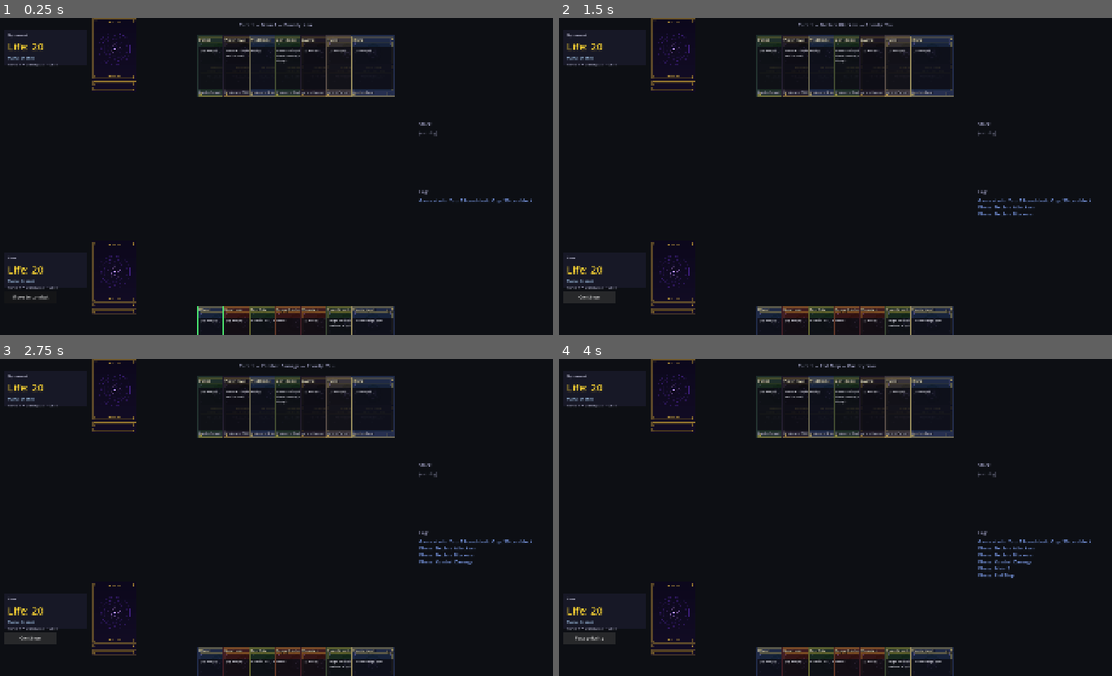
Above: before the commit, frames 1-4 (two rows, left to right).
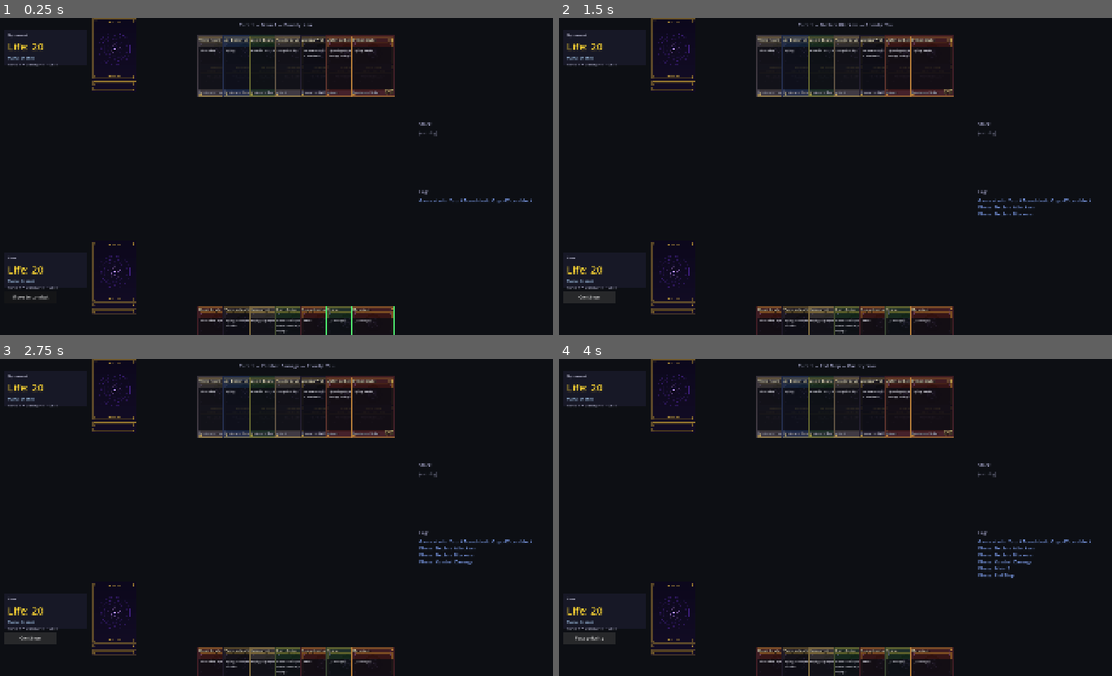
Above: after the commit, the same moments.

Repository: VoeJozzo/Magiclike
Game: Godot game, scene res://scenes/game/game_board.tscn
Two runs of this game, one before a commit and one after it. Both use one fixed random seed, a clock stepped at 60 frames per second and the inputs below.
Inputs:
- Up to frame 1 (0.25 s): no input
- Up to frame 2 (1.5 s): click "Move to combat" at 0.5 s; click "Skip attack" at 1.25 s
- Up to frame 3 (2.75 s): click "Continue" at 2 s
- Up to frame 4 (4 s): click "Continue" at 2.75 s; click "End turn" at 3.5 s

The runs differ from the first frame. In frame 1, 3.5% of the frame differs, in the area x 7-93%, y 5-100%; in frame 2, 3.4%; in frame 3, 3.4%; in frame 4, 3.4%.

Commit message:
Showcase deck includes Phase 6 seed cards + bump Hand max_hand_size
Two changes:

1. Add the 8 Phase 6 seed cards (dawn_angel, air_elemental, mist_djinn,
   cloud_pegasus, white_knight, goblin_duelist, blood_knight, ember_drake)
   to _PHASE5_SHOWCASE_DECK as 1-of each. Deck grows 40 -> 48. Matches
   the deck's stated purpose ("exercises every Phase 4.5c/5a addition")
   — same convention now extends to the seeded Phase 6 batch. game_board
   boots into this deck by default, so all 31 cards are visible during
   manual playtest.

2. Bump card-framework Hand.max_hand_size to 100 in _make_hand. The
   default is 10; exceeding it makes the card-framework reject the
   spawn silently, which manifested in playtest as face-down strandings
   when an AI got mana-screwed and drew into 11+ cards in hand. The
   proper MTG fix (514.3 cleanup-step discard) is real engine + UI work
   parked in BACKLOG.md; this bump is the visual-layer safety net until
   that lands.

Also adds the cleanup-step discard rule as an Open backlog item with
the playtest context that surfaced it.

Phase 1 + 5c tests pass (5c is the AI-vs-AI game using this deck).

Co-Authored-By: Claude Opus 4.7 (1M context) <noreply@anthropic.com>

Diff:
--- a/engine/engine.gd
+++ b/engine/engine.gd
@@ -161,7 +161,8 @@
 }
 
 
-# Multi-color showcase deck — exercises every Phase 4.5c/5a addition.
+# Multi-color showcase deck — exercises every Phase 4.5c/5a addition
+# plus the Phase 6 seed cards ported from html-proto.
 const _PHASE5_SHOWCASE_DECK := {
 	"mountain": 4, "forest": 4, "island": 4, "plains": 3, "swamp": 3,
 	"counterspell": 2,
@@ -179,6 +180,15 @@
 	"giant_growth": 2,
 	"grizzly_bears": 1,
 	"bear_cub": 1,
+	# Phase 6 seed (one of each, so the showcase visibly exercises them).
+	"dawn_angel": 1,
+	"air_elemental": 1,
+	"mist_djinn": 1,
+	"cloud_pegasus": 1,
+	"white_knight": 1,
+	"goblin_duelist": 1,
+	"blood_knight": 1,
+	"ember_drake": 1,
 }
 
 
--- a/scenes/game/game_board.gd
+++ b/scenes/game/game_board.gd
@@ -212,6 +212,12 @@
 	zone.position = pos
 	zone.size = Vector2(700, 120)
 	zone.mouse_filter = Control.MOUSE_FILTER_PASS
+	# card-framework's default max_hand_size is 10 — when exceeded, the spawn
+	# path fails silently and visuals end up face-down / stranded. The MTG
+	# rule (514.3 — discard to max hand size at end of turn) is a proper
+	# engine concern parked in BACKLOG.md; until that lands, set the cap
+	# generously so the visual layer never trips it.
+	zone.max_hand_size = 100
 	_card_manager.add_child(zone)
 	return zone
 
Not shown, changed: docs/BACKLOG.md
